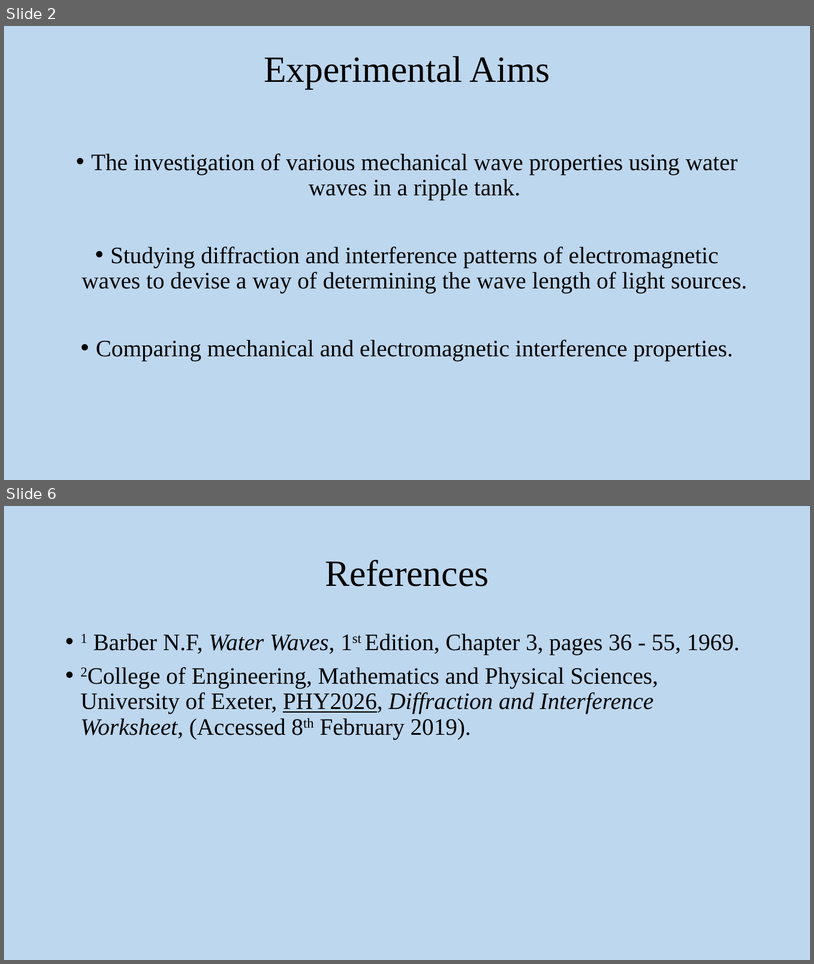
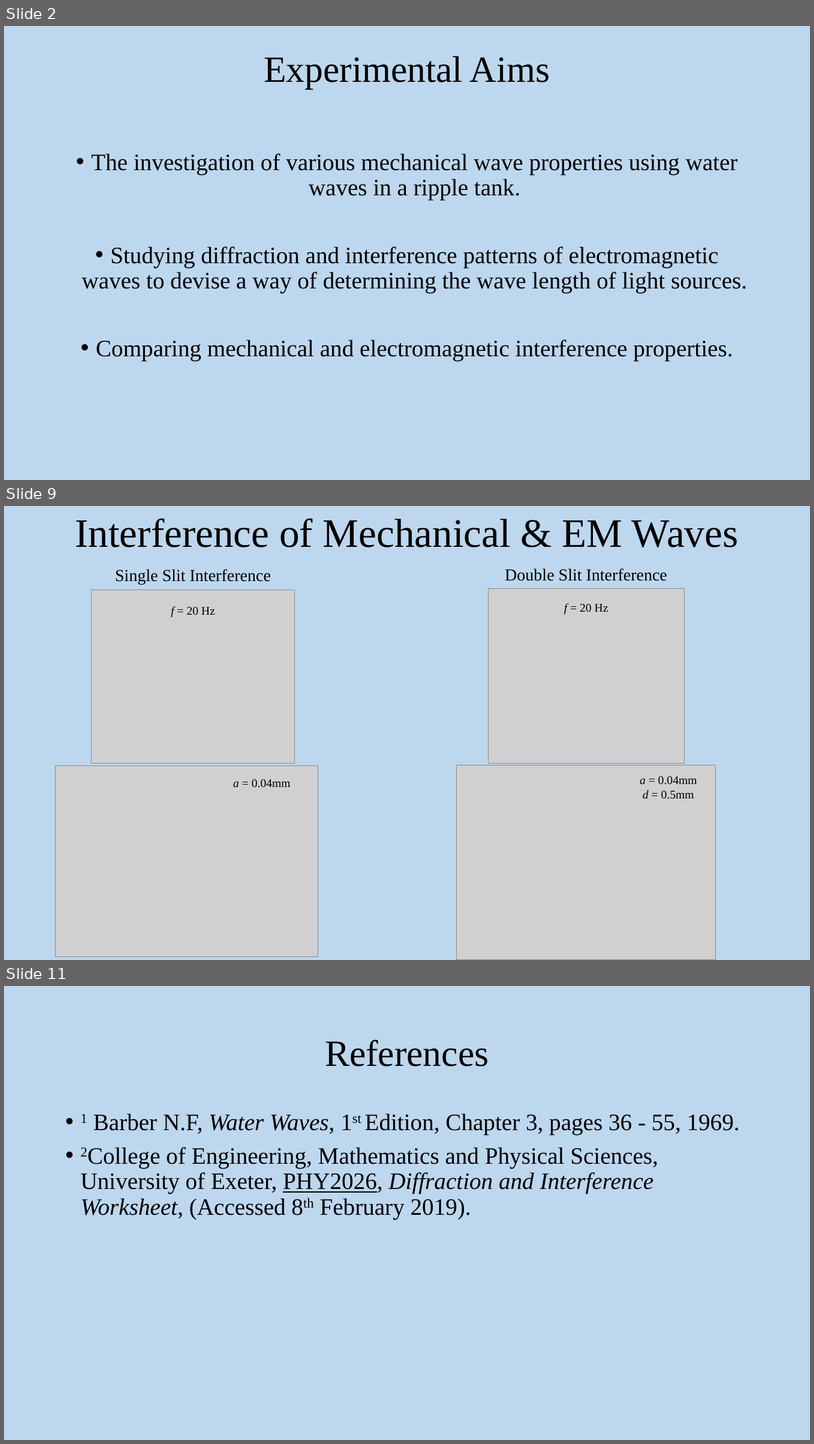
Before and after one commit to drummerevans/Uni_Work, a slide deck: PHY2026/Experiment_4/Final_Report/Wo01_Presentation.pptx. Shown one above the other, each under a label of ours: slides 2 and 6 before the commit, slides 2, 9 and 11 after it; the slides between them are not shown. The pictures are 814x964 and 814x1444 pixels, drawn with LibreOffice and Linux fonts; fonts in the diff are those of the drawing; grey boxes stand for pictures. Boxes give left, top, right and bottom in pixels: in the first picture for what was removed or moved away, otherwise in the second. Text is boxed around its words. In the diff, an @@ line names an element or a change of style, - is before the commit and + after.

```diff
--- a/PHY2026/Experiment_4/Final_Report/Wo01_Presentation.pptx
+++ b/PHY2026/Experiment_4/Final_Report/Wo01_Presentation.pptx
@@ slide 9 added at (4,506,810,960), background #BDD7EE @@
@@ title added at (75,518,738,547), 48 pt, text #000000 @@
+Interference of Mechanical & EM Waves
@@ text added at (115,569,271,585), 20 pt, text #000000 @@
+Single Slit Interference
@@ text added at (505,568,668,581), 20 pt, text #000000 @@
+Double Slit Interference
@@ picture added at (92,589,295,763) @@
@@ picture added at (489,588,684,763) @@
@@ text added at (171,607,215,617), 14 pt, text #000000 @@
+f = 20 Hz
@@ text added at (564,603,609,614), 14 pt, text #000000 @@
+f = 20 Hz
@@ picture added at (56,766,318,957) @@
@@ picture added at (457,765,716,960) @@
@@ text added at (233,779,291,787), 14 pt, text #000000 @@
+a = 0.04mm
@@ text added at (640,776,698,799), 14 pt, text #000000 @@
+a = 0.04mm d = 0.5mm
@@ what was slide 6 is now slide 11 @@
```
Also in this commit, not shown: 2 slides changed, 5 other slides added, 1 slide removed, 31 other files.
